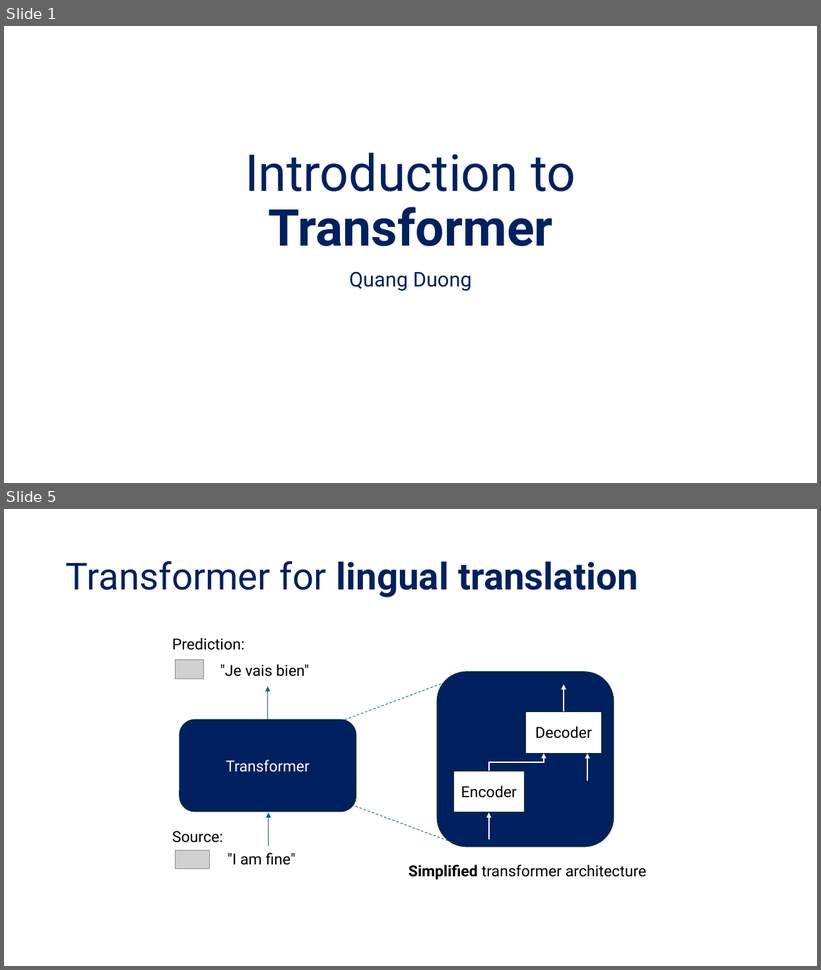
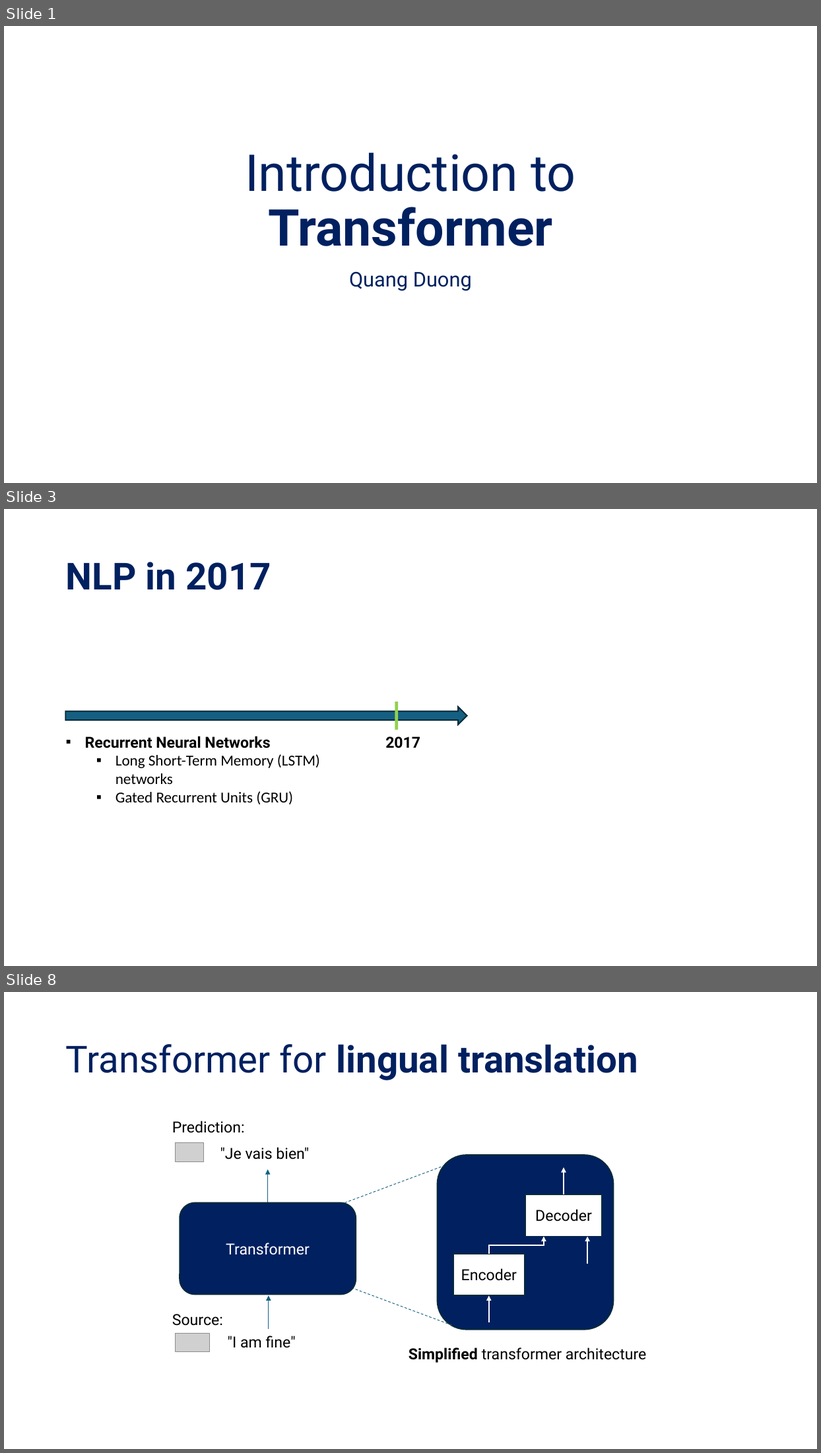
Before and after one commit to tanquangduong/transformer-pt, a slide deck: presentation/Introduction to Transformer.pptx. Shown one above the other, each under a label of ours: slides 1 and 5 before the commit, slides 1, 3 and 8 after it; the slides between them are not shown. The pictures are 821x970 and 821x1453 pixels, drawn with LibreOffice and Linux fonts; fonts in the diff are those of the drawing; grey boxes stand for pictures. Boxes give left, top, right and bottom in pixels: in the first picture for what was removed or moved away, otherwise in the second. Text is boxed around its words. In the diff, an @@ line names an element or a change of style, - is before the commit and + after.

```diff
--- a/presentation/Introduction to Transformer.pptx
+++ b/presentation/Introduction to Transformer.pptx
@@ slide 3 added at <box>4,509,817,966</box>, background #FFFFFF @@
@@ title added at <box>66,562,271,590</box>, 44 pt, text #002060, bold @@
+NLP in 2017
@@ rectangle added at <box>395,702,398,730</box>, fill #92D050 @@
@@ right arrow added at <box>65,707,467,725</box>, fill #156082, outline #092A39 1.5 pt @@
@@ text added at <box>85,736,320,805</box>, 18 pt, text #000000 @@
+▪ Recurrent Neural Networks
+  ▪ Long Short-Term Memory (LSTM) networks
+  ▪ Gated Recurrent Units (GRU)
@@ text added at <box>385,737,420,749</box>, 18 pt, text #000000, bold @@
+2017
@@ what was slide 5 is now slide 8 @@
```
Also in this commit, not shown: 1 slide changed, 4 other slides added, 2 slides removed, 2 other files.
